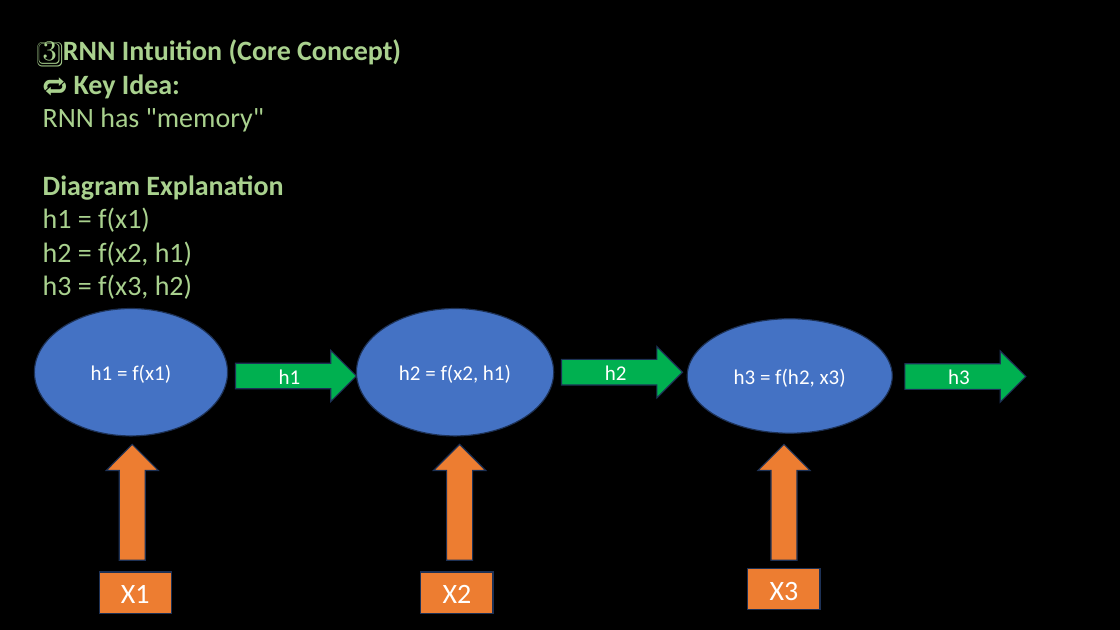
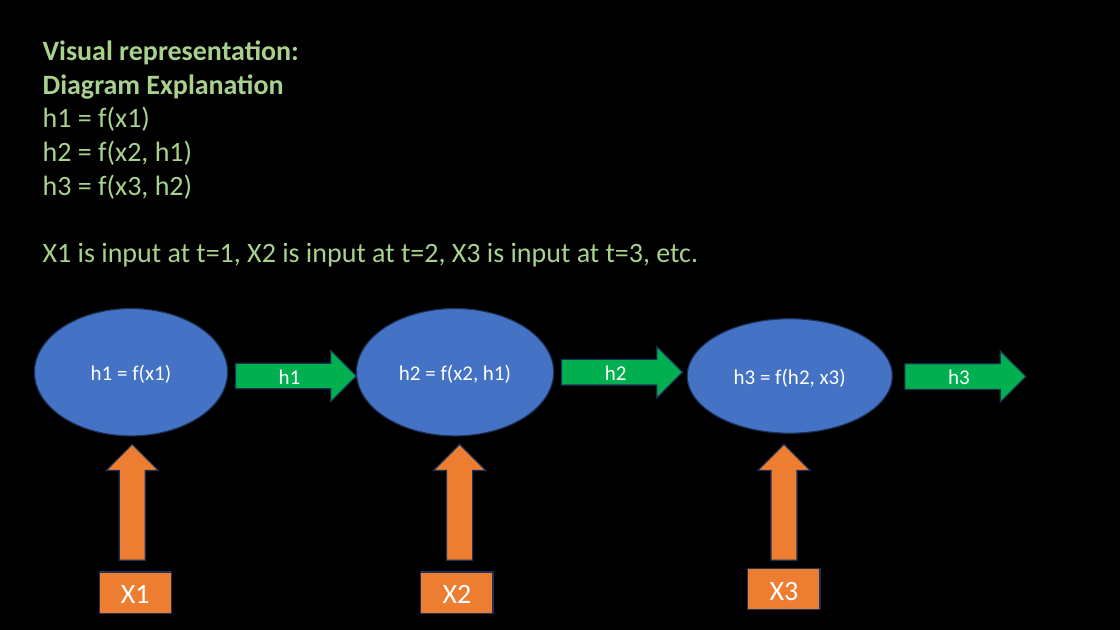
Before and after one commit to ash322ash422/youtube, a slide deck: slide 17 of deep_learning/3_RNN_NLP/1_RNN_intuition/2_RNN_1_intuiton.pptx (slide 15 before the commit). Drawn at 1120x630 pixels with LibreOffice and Linux fonts; fonts in the diff are those of the drawing; background and template pictures are left out. Boxes give left, top, right and bottom in pixels: in the first picture for what was removed or moved away, otherwise in the second. Text is boxed around its words. In the diff, an @@ line names an element or a change of style, - is before the commit and + after.

```diff
--- a/deep_learning/3_RNN_NLP/1_RNN_intuition/2_RNN_1_intuiton.pptx
+++ b/deep_learning/3_RNN_NLP/1_RNN_intuition/2_RNN_1_intuiton.pptx
@@ text at [43, 40, 299, 65]: text changed @@
-3️⃣ RNN Intuition (Core Concept)
-🔁 Key Idea:
-RNN has "memory"
+Visual representation:
@@ text at [43, 242, 698, 267]: paragraph added @@
+X1 is input at t=1, X2 is input at t=2, X3 is input at t=3, etc.
```
Also in this commit, not shown: 1 other slide changed, 2 slides added, 7 other files.
